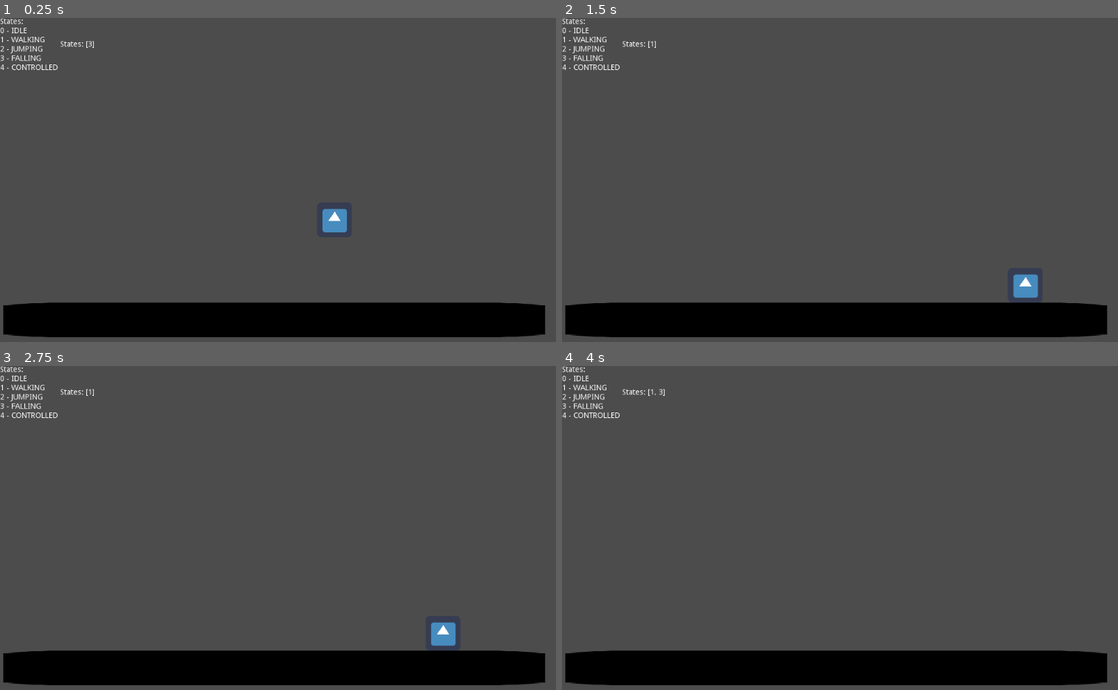
Above: before the commit, frames 1-4 (two rows, left to right).
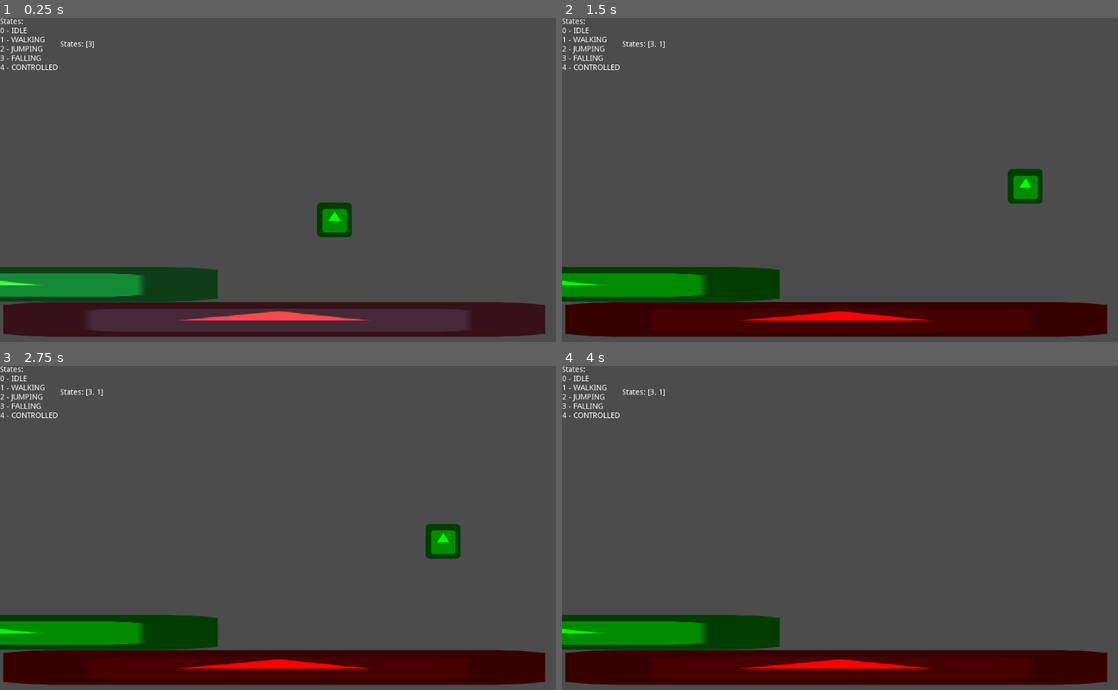
Above: after the commit, the same moments.

Repository: OmaGash/mini-jam-101
Game: Godot game, scene res://world.tscn
Two runs of this game, one before a commit and one after it. Both use one fixed random seed, a clock stepped at 60 frames per second and the inputs below. The engine's default icon, where the game draws it, is replaced by a stand-in: a white triangle on a blue panel in a dark square.
Inputs:
- Up to frame 1 (0.25 s): no input
- Up to frame 2 (1.5 s): hold Right (ui_right) from 0.53 s (still down); tap Up (ui_up) at 0.77 s
- Up to frame 3 (2.75 s): tap Up (ui_up) at 1.52 s; release Right (ui_right) at 2.03 s; hold Left (ui_left) from 2.03 s (still down)
- Up to frame 4 (4 s): release Left (ui_left) at 2.78 s; hold Right (ui_right) from 2.78 s (still down); tap Up (ui_up) at 3.02, 3.77 s

The runs differ from the first frame. In frame 1, 15% of the frame differs, in the area x 0-98%, y 56-99%; in frame 2, 16%, in the area x 0-98%, y 7-99%; in frame 3, 16%; in frame 4, 15%.

Commit message:
Added colored floors
The player will react to the floor it collides with depending on its color, player cannot land on a different colored floor but can on a similar one.

Diff:
--- /dev/null
+++ b/scripts/floor.gd
@@ -0,0 +1,23 @@
+extends StaticBody2D
+#Will handle the floor's behavior
+enum STATES{
+	STATE_GREEN,#0
+	STATE_RED#1
+}
+export(STATES) var current_state: = STATES.STATE_GREEN#Green default
+
+func toggle_state():
+	if current_state == STATES.STATE_GREEN:
+		current_state = STATES.STATE_RED
+	else:
+		current_state = STATES.STATE_GREEN
+
+
+func _physics_process(delta):
+	if Input.is_action_just_pressed("ui_cancel"):
+		toggle_state()
+	match current_state:
+		STATES.STATE_GREEN:
+			modulate = lerp(modulate, Color.green, 0.08)
+		STATES.STATE_RED:
+			modulate = lerp(modulate, Color.red, 0.08)
--- a/scripts/player.gd
+++ b/scripts/player.gd
@@ -1,10 +1,12 @@
 extends KinematicBody2D
 
 export var speed = 250#Movement speed
+export var mass = 50
 export var gravity = 50#Gravity Falls
 export var jump = 1000#Jump Force
 var velocity: Vector2
 var current_state = []#All the states the player is currently in
+var current_color = 0#0 is green, 1 is red
 enum {
 	STATE_IDLE,#0
 	STATE_WALK,#1
@@ -26,6 +28,7 @@
 func _physics_process(delta):
 	velocity.y += gravity
 
+	hover()
 	if current_state.size() <= 0:#When it's not in any other states, put in idle by default.
 		add_state(STATE_IDLE)
 	else:
@@ -66,6 +69,24 @@
 		velocity.x = 0
 		remove_state(STATE_WALK)
 
+func control():
+	if current_state.has(STATE_CONTROLLED): return#Don't run if already stunned.
+	add_state(STATE_CONTROLLED)
+	$time.show()
+	$control.start()
+	while !$control.is_stopped():
+		$time.text = str(int($control.time_left)+1)
+		yield(get_tree(), "idle_frame")
+	$time.hide()
+
+func hover():#Handles the floaty floaty
+
+	if $hover.is_colliding():
+		if $hover.get_collider().get("current_state") != current_color:
+			velocity.y = -jump/5
+			gravity = mass/20
+		else:
+			gravity = mass
 
 func _on_control_timeout():
 	remove_state(STATE_CONTROLLED)
--- a/world.tscn
+++ b/world.tscn
@@ -1,8 +1,9 @@
-[gd_scene load_steps=6 format=2]
+[gd_scene load_steps=7 format=2]
 
 [ext_resource path="res://icon.png" type="Texture" id=1]
 [ext_resource path="res://scripts/player.gd" type="Script" id=2]
 [ext_resource path="res://scripts/debug.gd" type="Script" id=3]
+[ext_resource path="res://scripts/floor.gd" type="Script" id=4]
 
 [sub_resource type="RectangleShape2D" id=1]
 extents = Vector2( 32, 32 )
@@ -53,6 +54,7 @@
 }
 
 [node name="player" type="KinematicBody2D" parent="."]
+modulate = Color( 0, 1, 0, 1 )
 position = Vector2( 616, 273 )
 script = ExtResource( 2 )
 __meta__ = {
@@ -66,6 +68,7 @@
 shape = SubResource( 1 )
 
 [node name="time" type="Label" parent="player"]
+visible = false
 margin_left = -32.0
 margin_top = -48.0
 margin_right = 32.0
@@ -81,18 +84,31 @@
 wait_time = 3.0
 one_shot = true
 
-[node name="StaticBody2D" type="StaticBody2D" parent="."]
-position = Vector2( 505, 558 )
-__meta__ = {
-"_edit_group_": true
-}
+[node name="hover" type="RayCast2D" parent="player"]
+enabled = true
+cast_to = Vector2( 0, 64 )
 
-[node name="Sprite" type="Sprite" parent="StaticBody2D"]
-modulate = Color( 0, 0, 0, 1 )
+[node name="floor" type="StaticBody2D" parent="."]
+position = Vector2( 505, 557 )
+script = ExtResource( 4 )
+current_state = 1
+
+[node name="Sprite" type="Sprite" parent="floor"]
 scale = Vector2( 15.6, 1 )
 texture = ExtResource( 1 )
 
-[node name="CollisionShape2D" type="CollisionShape2D" parent="StaticBody2D"]
+[node name="CollisionShape2D" type="CollisionShape2D" parent="floor"]
+shape = SubResource( 2 )
+
+[node name="floor2" type="StaticBody2D" parent="."]
+position = Vector2( -98, 492 )
+script = ExtResource( 4 )
+
+[node name="Sprite" type="Sprite" parent="floor2"]
+scale = Vector2( 15.6, 1 )
+texture = ExtResource( 1 )
+
+[node name="CollisionShape2D" type="CollisionShape2D" parent="floor2"]
 shape = SubResource( 2 )
 
 [connection signal="timeout" from="player/control" to="player" method="_on_control_timeout"]
